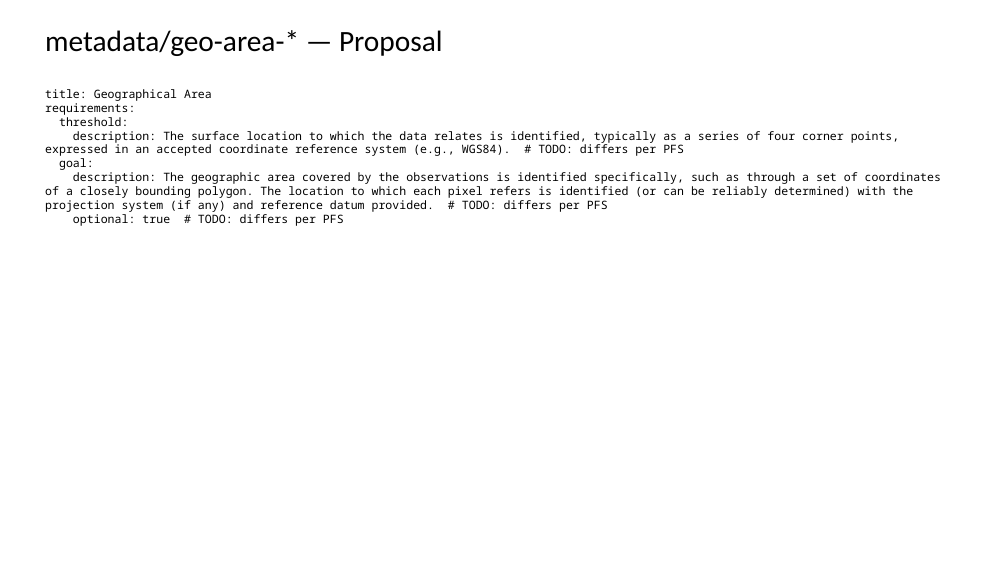
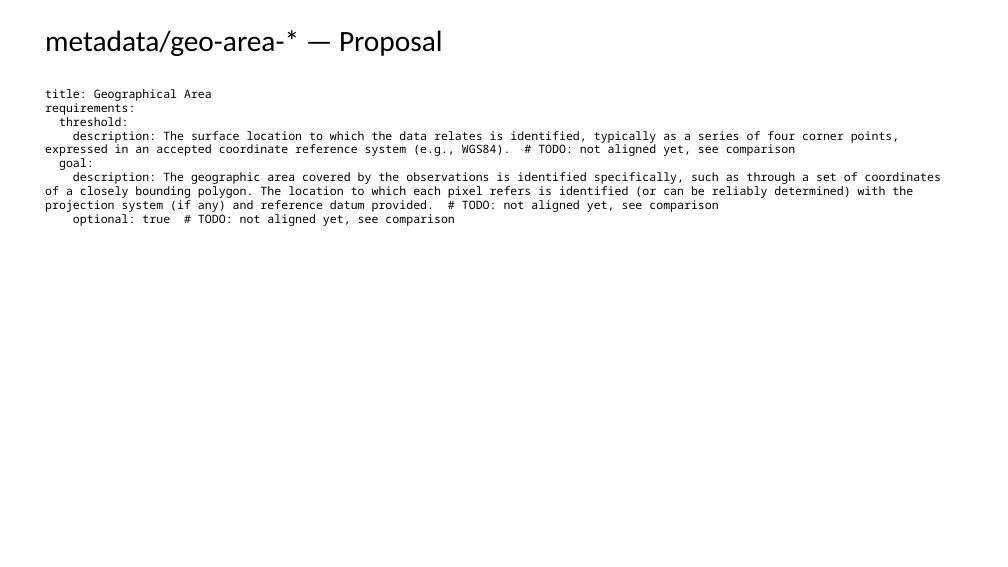
Before and after one commit to ceos-org/ceos-ard, a slide deck: slide 38 of differences.pptx. Drawn at 1008x567 pixels with LibreOffice and Linux fonts; fonts in the diff are those of the drawing. Boxes give left, top, right and bottom in pixels: in the first picture for what was removed or moved away, otherwise in the second. Text is boxed around its words. In the diff, an @@ line names an element or a change of style, - is before the commit and + after.

```diff
--- a/differences.pptx
+++ b/differences.pptx
@@ text at (x1=45, y1=131, x2=900, y2=156): text changed @@
-description: The surface location to which the data relates is identified, typically as a series of four corner points, expressed in an accepted coordinate reference system (e.g., WGS84). # TODO: differs per PFS
+description: The surface location to which the data relates is identified, typically as a series of four corner points, expressed in an accepted coordinate reference system (e.g., WGS84). # TODO: not aligned yet, see comparison
@@ text at (x1=45, y1=172, x2=941, y2=226): text changed @@
-description: The geographic area covered by the observations is identified specifically, such as through a set of coordinates of a closely bounding polygon. The location to which each pixel refers is identified (or can be reliably determined) with the projection system (if any) and reference datum provided. # TODO: differs per PFS
-optional: true # TODO: differs per PFS
+description: The geographic area covered by the observations is identified specifically, such as through a set of coordinates of a closely bounding polygon. The location to which each pixel refers is identified (or can be reliably determined) with the projection system (if any) and reference datum provided. # TODO: not aligned yet, see comparison
+optional: true # TODO: not aligned yet, see comparison
```
Also in this commit, not shown: 69 other slides changed, 6 slides added, 8 slides removed, 3 other files.
